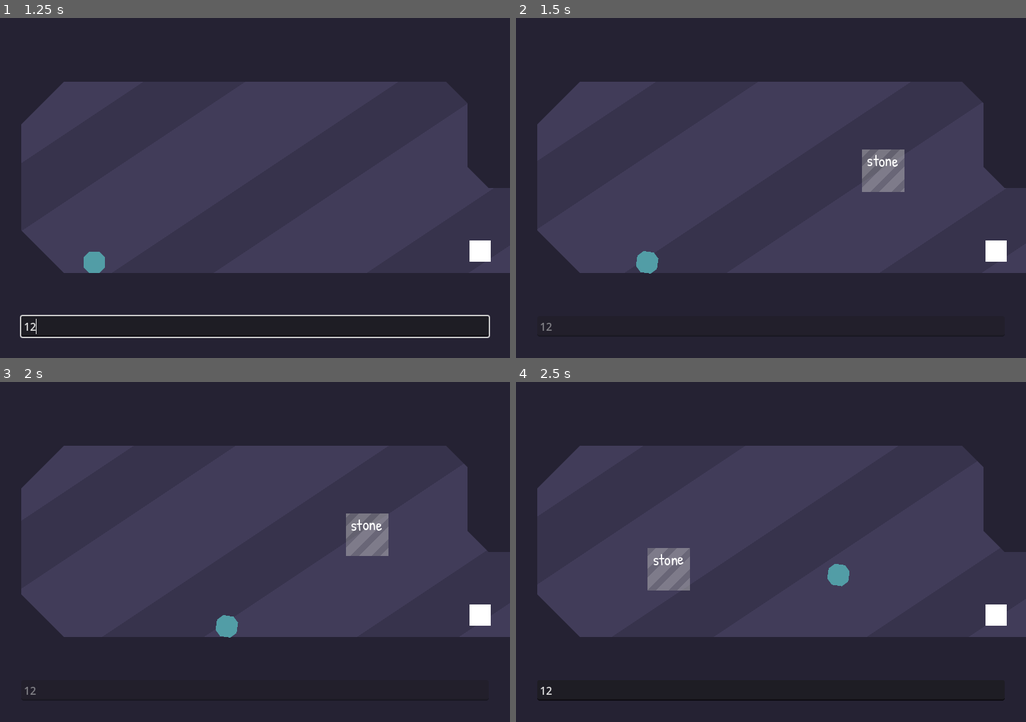
Above: before the commit, frames 1-4 (two rows, left to right).
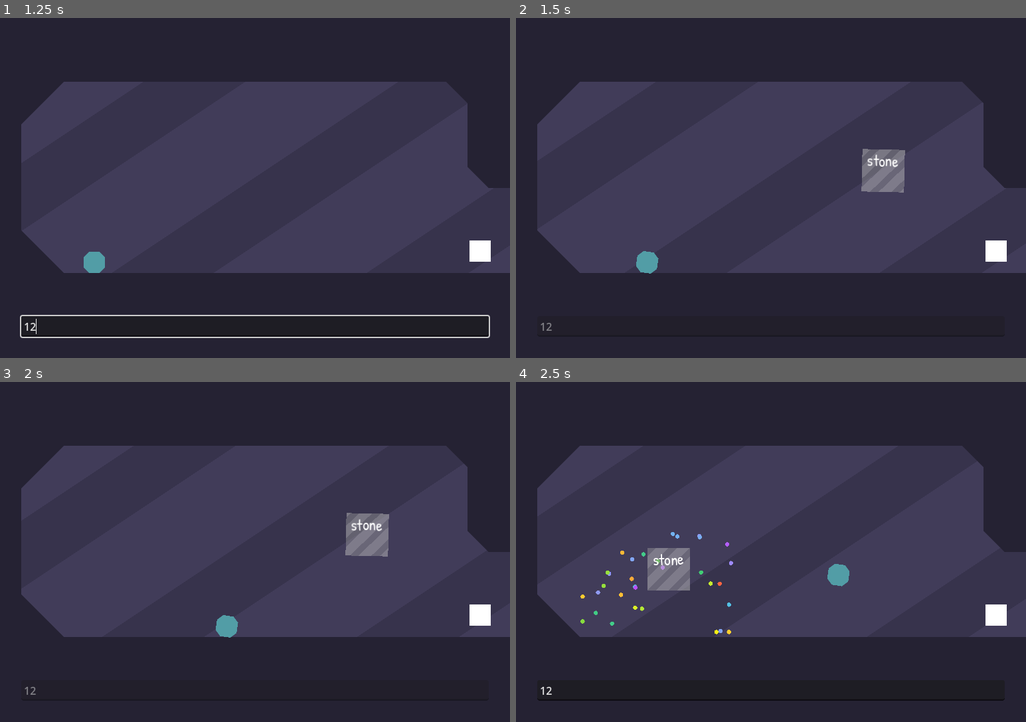
Above: after the commit, the same moments.

Repository: WordPlayEducation/word-play-platformer
Game: Godot game, scene res://main/main.tscn
The game is run twice, just before and just after one commit, with the same random seed, the same clock (stepped at 60 frames per second) and the same inputs.
Inputs (mouse positions are in pixels of both pictures, inside the frame that each line leads up to):
- Up to frame 1 (1.25 s): click (255, 327) at 0.52 s; type "12" at 0.6 s
- Up to frame 2 (1.5 s): tap Enter at 1.25 s; move the mouse to (883, 171) at 1.27 s; press the mouse at (883, 171) at 1.28 s; hold Right (ui_right) from 1.28 s (still down)
- Up to frame 3 (2 s): keep holding Right (ui_right); tap Space (jump) at 1.52 s
- Up to frame 4 (2.5 s): keep holding Right (ui_right); move the mouse to (669, 569) at 2.02 s; release the mouse at (669, 569) at 2.03 s; click (669, 569) at 2.1 s; tap Space (jump) at 2.27 s

Frame 1 is identical in both runs. In frame 2, less than 0.1% of the frame differs, in the area x 67-77%, y 38-52%; in frame 3, less than 0.1%; in frame 4, 0.2%, in the area x 12-43%, y 44-75%.

Commit message:
cool partcles

Diff:
--- a/main/creator/creator.gd
+++ b/main/creator/creator.gd
@@ -8,6 +8,8 @@
 
 func create_object(word: String) -> WordObject:
 	var ai_response: Dictionary = TestCases.retrieve()[i]
+	word = ai_response.text
+
 	i += 1
 
 	var word_obj: WordObject = null
@@ -32,14 +34,11 @@
 
 		# Non-specific properties
 		match property:
-			"text":
-				word_obj.text = value
 			"dynamic":
 				if not value.is_valid_float(): break
 				word_obj.dynamic = float(value)
 			"color":
 				if not value.substr(1).is_valid_hex_number():
-					print("!")
 					break
 				word_obj.color = Color(value)
 			"sub_color":
@@ -48,8 +47,7 @@
 			"size":
 				if value not in ["wide", "tall", "small", "big"]: break
 				word_obj.size_and_shape = value
-
-
+	word_obj.text = word
 	return word_obj
 
 
--- a/main/placer.gd
+++ b/main/placer.gd
@@ -24,6 +24,7 @@
 	target = null
 
 	word_object.enable()
+	word_object.spawn()
 
 func _physics_process(delta: float) -> void:
 	if is_instance_valid(target):
--- a/main/word_object/fluid/fluid.gd
+++ b/main/word_object/fluid/fluid.gd
@@ -3,4 +3,3 @@
 func initialize() -> void:
 	super.initialize()
 	%Label.text = "[wave]" + %Label.text
-	%CollisionShape2D.disabled = true
--- a/main/word_object/fluid/fluid.tscn
+++ b/main/word_object/fluid/fluid.tscn
@@ -4,6 +4,8 @@
 [ext_resource type="Script" path="res://main/word_object/fluid/fluid.gd" id="2_rn450"]
 
 [node name="Fluid" instance=ExtResource("1_hnmv3")]
+collision_layer = 0
+collision_mask = 1
 script = ExtResource("2_rn450")
 
 [node name="Label" parent="Area2D/MarginContainer" index="0"]
--- a/main/word_object/life/life.gd
+++ b/main/word_object/life/life.gd
@@ -13,6 +13,7 @@
 	super._ready()
 	flip()
 	%Timer.timeout.connect(_on_timeout)
+	set_physics_process(false)
 
 func _on_timeout() -> void:
 	if %RayCast2D.is_colliding() or randf() < 0.2:
@@ -41,6 +42,7 @@
 	#nsakdjsakdkalsjdlk
 	freeze = true
 	sleeping = true
+	set_physics_process(true)
 
 func actual_move_to(new_position: Vector2) -> void:
 	%B.global_position = new_position
--- a/main/word_object/word_object.gd
+++ b/main/word_object/word_object.gd
@@ -78,3 +78,8 @@
 	%CollisionShape2D.disabled = false
 	freeze = false
 	sleeping = false
+
+func spawn() -> void:
+	%AnimationPlayer.stop()
+	%Area2D.rotation = 0
+	%SpawnParticles.set_deferred("emitting", true)
--- a/main/word_object/word_object.tscn
+++ b/main/word_object/word_object.tscn
@@ -1,9 +1,24 @@
-[gd_scene load_steps=8 format=3 uid="uid://m4r5mn8cdw3p"]
+[gd_scene load_steps=15 format=3 uid="uid://m4r5mn8cdw3p"]
 
 [ext_resource type="Script" path="res://main/word_object/word_object.gd" id="1_306ys"]
 [ext_resource type="Shader" path="res://main/word_object/background.gdshader" id="2_4uq4u"]
 [ext_resource type="FontFile" uid="uid://dsfgqxm0h10rb" path="res://main/word_object/patrick_hand.ttf" id="2_irqoj"]
 [ext_resource type="Texture2D" uid="uid://bu27cyd527fne" path="res://main/pixel.png" id="3_00vjl"]
+[ext_resource type="Texture2D" uid="uid://bnt5iad57waf" path="res://main/circle.png" id="5_lt41n"]
+
+[sub_resource type="Curve" id="Curve_0h5ac"]
+_data = [Vector2(0, 0.000640631), 0.0, 0.0, 0, 0, Vector2(0.183784, 1), 0.0, 0.0, 0, 0, Vector2(1, 1), 0.0, 0.0, 0, 0]
+point_count = 3
+
+[sub_resource type="Gradient" id="Gradient_fwyww"]
+interpolation_color_space = 2
+offsets = PackedFloat32Array(0, 0.0987261)
+colors = PackedColorArray(1, 1, 1, 0, 1, 1, 1, 1)
+
+[sub_resource type="Gradient" id="Gradient_fmlyt"]
+interpolation_color_space = 2
+offsets = PackedFloat32Array(0, 0.226115, 0.464968, 0.71656, 1)
+colors = PackedColorArray(1, 0.26, 0.26, 1, 1, 0.983833, 0.03, 1, 0.243, 0.81, 0.27135, 1, 0.3348, 0.75144, 0.93, 1, 0.741, 0.26, 1, 1)
 
 [sub_resource type="RectangleShape2D" id="RectangleShape2D_61c7p"]
 size = Vector2(64, 64)
@@ -13,6 +28,43 @@
 
 [sub_resource type="FontVariation" id="FontVariation_lda0n"]
 base_font = ExtResource("2_irqoj")
+
+[sub_resource type="Animation" id="Animation_vbh2h"]
+resource_name = "shake"
+loop_mode = 1
+tracks/0/type = "value"
+tracks/0/imported = false
+tracks/0/enabled = true
+tracks/0/path = NodePath("Area2D:rotation")
+tracks/0/interp = 1
+tracks/0/loop_wrap = true
+tracks/0/keys = {
+"times": PackedFloat32Array(0, 0.5, 1),
+"transitions": PackedFloat32Array(1, 1, 1),
+"update": 0,
+"values": [-0.0349066, 0.0349066, -0.0349066]
+}
+
+[sub_resource type="Animation" id="Animation_ay1yr"]
+length = 0.001
+tracks/0/type = "value"
+tracks/0/imported = false
+tracks/0/enabled = true
+tracks/0/path = NodePath("Area2D:rotation")
+tracks/0/interp = 1
+tracks/0/loop_wrap = true
+tracks/0/keys = {
+"times": PackedFloat32Array(0),
+"transitions": PackedFloat32Array(1),
+"update": 0,
+"values": [0.0]
+}
+
+[sub_resource type="AnimationLibrary" id="AnimationLibrary_732ho"]
+_data = {
+"RESET": SubResource("Animation_ay1yr"),
+"shake": SubResource("Animation_vbh2h")
+}
 
 [node name="WordObject" type="RigidBody2D"]
 collision_layer = 4
@@ -24,6 +76,26 @@
 unique_name_in_owner = true
 collision_layer = 0
 collision_mask = 7
+
+[node name="SpawnParticles" type="CPUParticles2D" parent="Area2D"]
+unique_name_in_owner = true
+rotation = 0.0349066
+emitting = false
+amount = 32
+one_shot = true
+explosiveness = 0.9
+texture = ExtResource("5_lt41n")
+emission_shape = 1
+emission_sphere_radius = 1.0
+direction = Vector2(0, -1)
+spread = 120.0
+initial_velocity_min = 128.0
+initial_velocity_max = 400.0
+scale_amount_min = 0.1
+scale_amount_max = 0.1
+scale_amount_curve = SubResource("Curve_0h5ac")
+color_ramp = SubResource("Gradient_fwyww")
+color_initial_ramp = SubResource("Gradient_fmlyt")
 
 [node name="CollisionShape2D2" type="CollisionShape2D" parent="Area2D"]
 unique_name_in_owner = true
@@ -76,3 +148,11 @@
 [node name="CollisionShape2D" type="CollisionShape2D" parent="."]
 unique_name_in_owner = true
 shape = SubResource("RectangleShape2D_61c7p")
+
+[node name="AnimationPlayer" type="AnimationPlayer" parent="."]
+unique_name_in_owner = true
+libraries = {
+"": SubResource("AnimationLibrary_732ho")
+}
+autoplay = "shake"
+speed_scale = 6.0
Binary file added: main/circle.png
Not shown, added: main/circle.png.import
Not shown, changed: README.md
